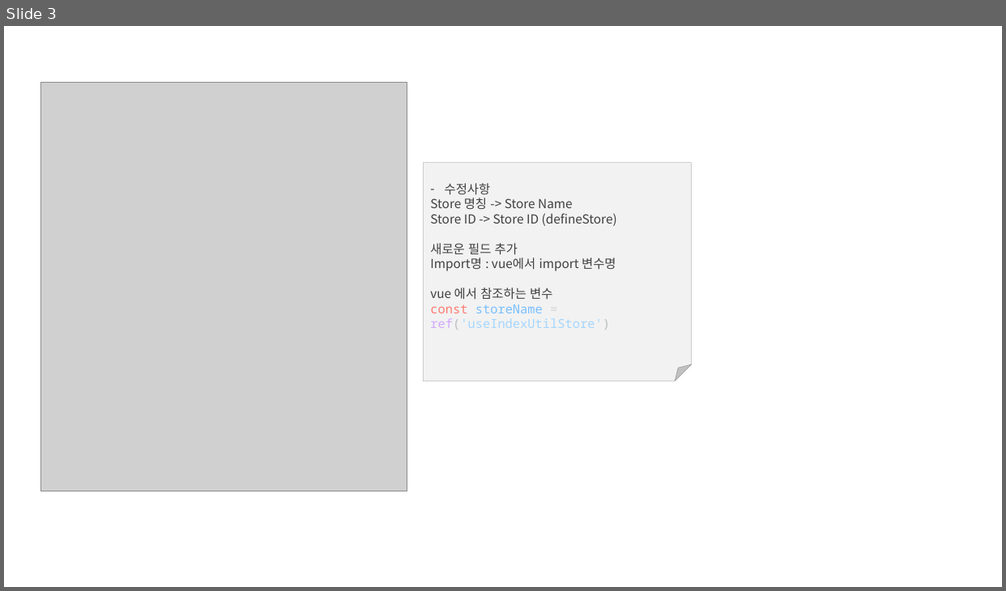
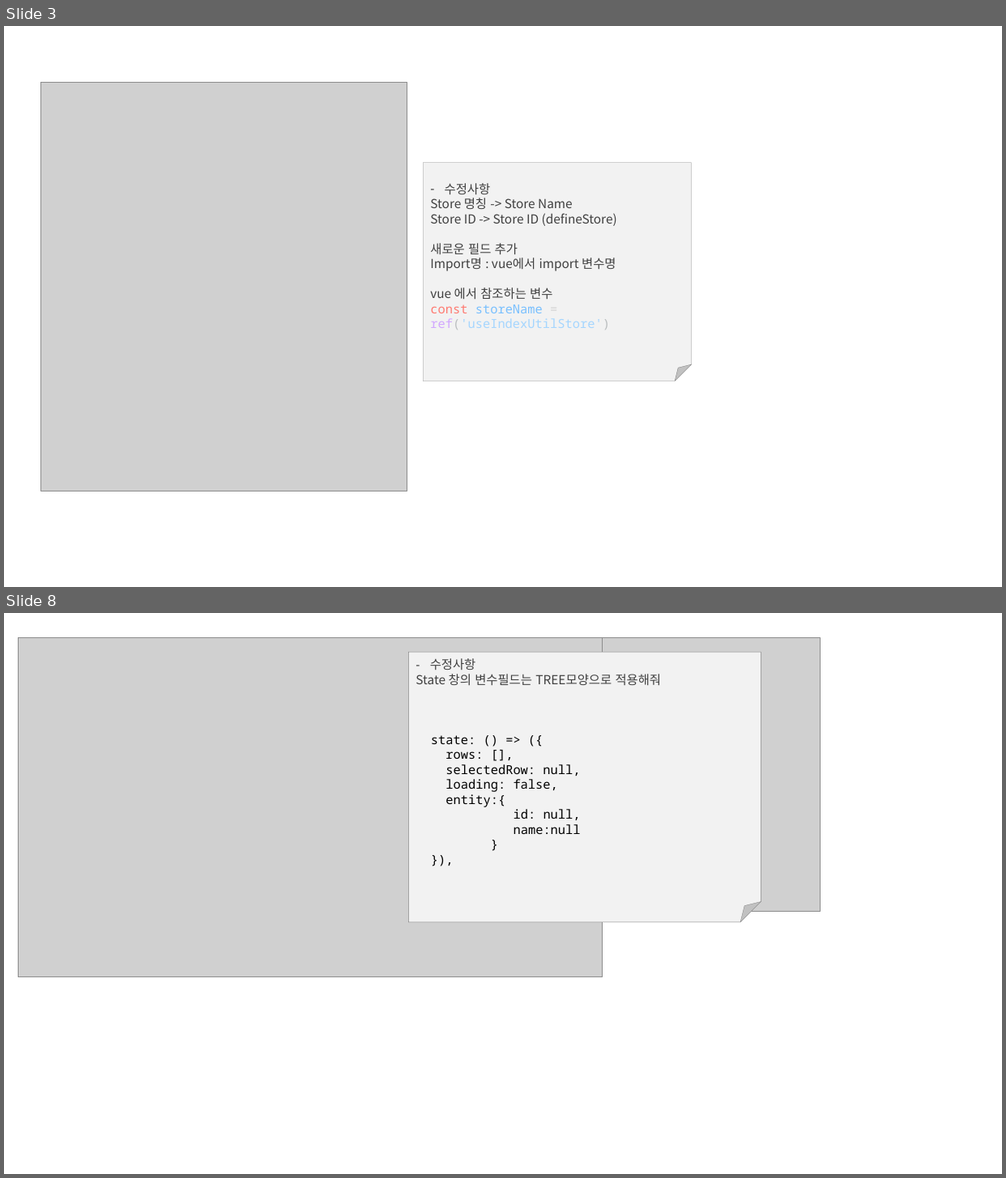
Before and after one commit to ncsysmaster/quasar-ui-tool, a slide deck: examples/Store화면 참조.pptx. Shown one above the other, each under a label of ours: slide 3 before the commit, slides 3 and 8 after it; the slides between them are not shown. The pictures are 1006x591 and 1006x1178 pixels, drawn with LibreOffice and Linux fonts; fonts in the diff are those of the drawing; grey boxes stand for pictures. Boxes give left, top, right and bottom in pixels: in the first picture for what was removed or moved away, otherwise in the second. Text is boxed around its words. In the diff, an @@ line names an element or a change of style, - is before the commit and + after.

```diff
--- a/examples/Store화면 참조.pptx
+++ b/examples/Store화면 참조.pptx
@@ slide 8 added at [4,613,1002,1174], background #FFFFFF @@
@@ picture added at [19,637,602,977] @@
@@ folded corner added at [408,652,761,922], fill #F2F2F2, outline #808080 0.25 pt, 12 pt, text #000000 @@
+– 수정사항
+State 창의 변수필드는 TREE모양으로 적용해줘
+state: () => ({
+rows: [],
+selectedRow: null,
+loading: false,
+entity:{
+id: null,
+name:null
+}
+}),
@@ picture added at [603,637,820,913] @@
```
Also in this commit, not shown: 4 other slides added, 17 other files.
